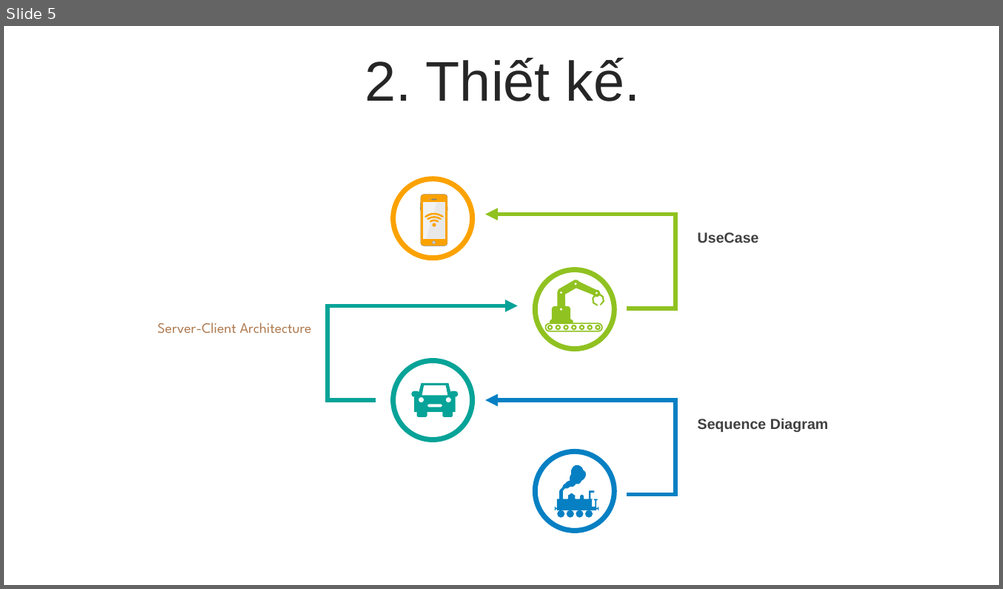
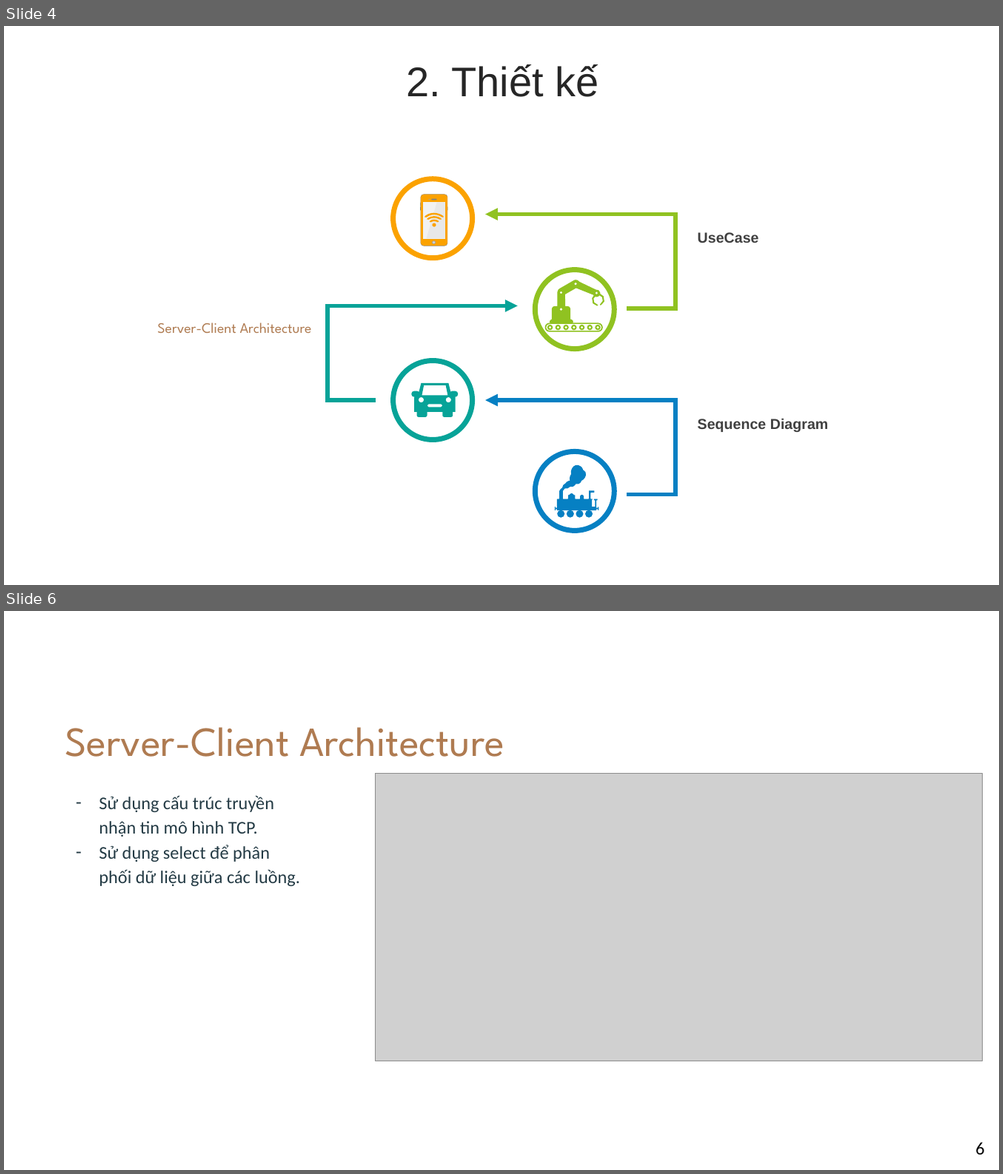
Before and after one commit to tonganh/IT126815, a slide deck: BTL/report/LTM_CHECK_POINT_1.pptx. Shown one above the other, each under a label of ours: slide 5 before the commit, slides 4 and 6 after it; the slides between them are not shown. The pictures are 1003x589 and 1003x1174 pixels, drawn with LibreOffice and Linux fonts; fonts in the diff are those of the drawing; grey boxes stand for pictures; background and template pictures are left out. Boxes give left, top, right and bottom in pixels: in the first picture for what was removed or moved away, otherwise in the second. Text is boxed around its words. In the diff, an @@ line names an element or a change of style, - is before the commit and + after.

```diff
--- a/BTL/report/LTM_CHECK_POINT_1.pptx
+++ b/BTL/report/LTM_CHECK_POINT_1.pptx
@@ slide 6 added at bbox=[4, 611, 999, 1170], background picture (left out) @@
@@ title added at bbox=[65, 727, 504, 757], 40 pt, text #AF7B51 @@
+Server-Client Architecture
@@ picture added at bbox=[375, 774, 982, 1062] @@
@@ text added at bbox=[99, 796, 300, 886], 17.3 pt, text #233A44 @@
+– Sử dụng cấu trúc truyền nhận tin mô hình TCP.
+– Sử dụng select để phân phối dữ liệu giữa các luồng.
@@ page number added at bbox=[975, 1142, 984, 1155], 17.3 pt, text #000000 @@
+6
@@ what was slide 5 is now slide 4 @@
@@ slide 4 changed as well @@
@@ text at bbox=[406, 64, 599, 97]: text changed; size 54 to 40 pt @@
-2. Thiết kế.
+2. Thiết kế
```
Also in this commit, not shown: 10 other slides changed, 2 other slides added, 1 slide removed, 18 other files.
